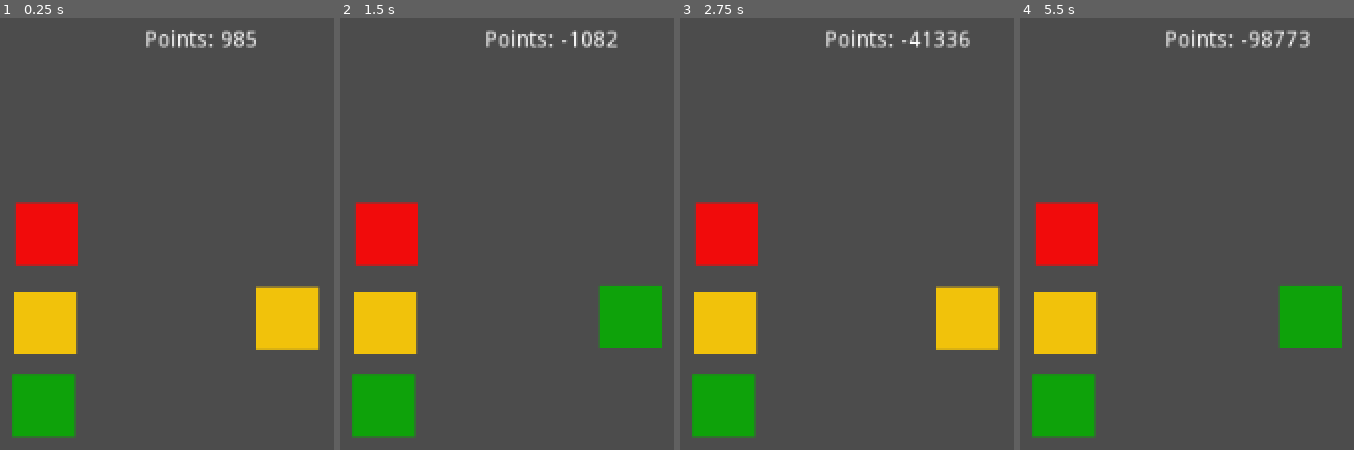
Above: before the commit, frames 1-4 (left to right).
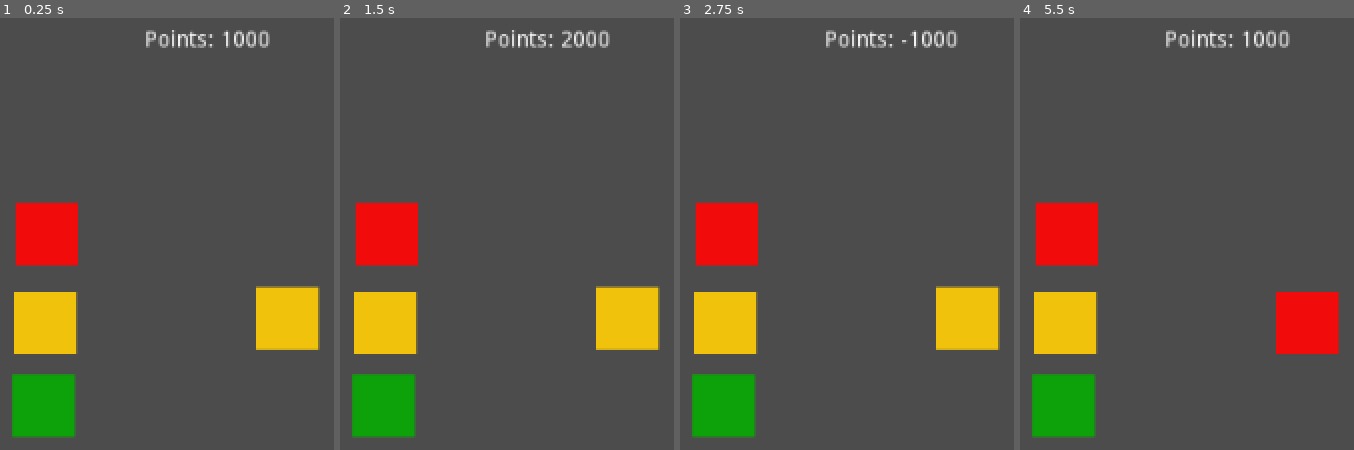
Above: after the commit, the same moments.

Repository: Sajeg/planet-destroyer
Game: Godot game, scene res://main.tscn
Same seed, same stepped clock (60 frames per second), same inputs: the game is played once before the commit and once after it.
Inputs:
- Up to frame 1 (0.25 s): no input
- Up to frame 2 (1.5 s): tap Enter at 0.5 s; hold 1 (1) 0.53-1.28 s; tap 2 (2) at 0.8, 1.35 s
- Up to frame 3 (2.75 s): tap 3 (3) at 1.55 s; tap Space at 2 s; hold 3 (3) from 2.03 s (still down); tap 1 (1) at 2.3 s
- Up to frame 4 (5.5 s): release 3 (3) at 2.78 s; tap 1 (1) at 2.85, 4.55 s; tap 2 (2) at 3.05, 5.3 s; tap Enter at 3.5 s; hold 2 (2) 3.53-4.28 s; tap 3 (3) at 3.8, 4.35 s; tap Space at 4.25 s; hold 1 (1) from 5.03 s (still down)

The runs differ from the first frame. In frame 1, 0.3% of the frame differs, in the area x 66-81%, y 2-7%; in frame 2, 3.4%; in frame 3, 0.4%; in frame 4, 3.7%, in the area x 66-97%, y 2-78%.

Commit message:
improved

Diff:
--- a/main.gd
+++ b/main.gd
@@ -2,7 +2,6 @@
 
 var CircleColor
 var points = 1000
-var CircleNumber = 0
 
 func _ready():
 	spawn_circle()
@@ -12,38 +11,32 @@
 	$Label.text = "Points: " + str(points)
 
 
+
 func add_points():
 	if CircleColor == "Red":
-		if Input.is_action_pressed("1"):
+		if Input.is_action_just_pressed("1"):
 			points += 1000
 			spawn_circle()
-		elif Input.is_action_pressed("2"):
+		elif Input.is_action_just_pressed("2"):
 			points -= 1000
-		elif Input.is_action_pressed("3"):
+		elif Input.is_action_just_pressed("3"):
 			points -= 1000
-		else:
-			yield(get_tree().create_timer(0.1), "timeout")
-			points -= 10
 	elif CircleColor == "Yellow":
-		if Input.is_action_pressed("2"):
+		if Input.is_action_just_pressed("1"):
+			points -= 1000
+		elif Input.is_action_just_pressed("2"):
 			points += 1000
 			spawn_circle()
-		elif Input.is_action_pressed("2"):
+		elif Input.is_action_just_pressed("3"):
 			points -= 1000
-		elif Input.is_action_pressed("3"):
+	elif CircleColor == "Green":
+		if Input.is_action_just_pressed("1"):
 			points -= 1000
-		else:
-			points -= 1
-	elif CircleColor == "Green":
-		if Input.is_action_pressed("3"):
+		elif Input.is_action_just_pressed("2"):
+			points -= 1000
+		elif Input.is_action_just_pressed("3"):
 			points += 1000
 			spawn_circle()
-		elif Input.is_action_pressed("2"):
-			points -= 1000
-		elif Input.is_action_pressed("3"):
-			points -= 1000
-		else:
-			points -= 1
 
 
 
